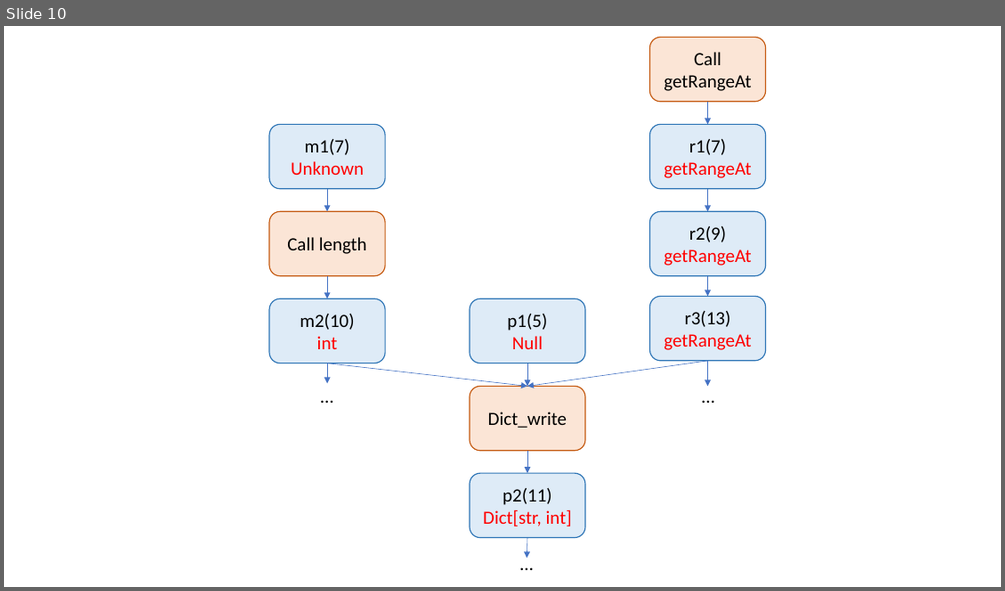
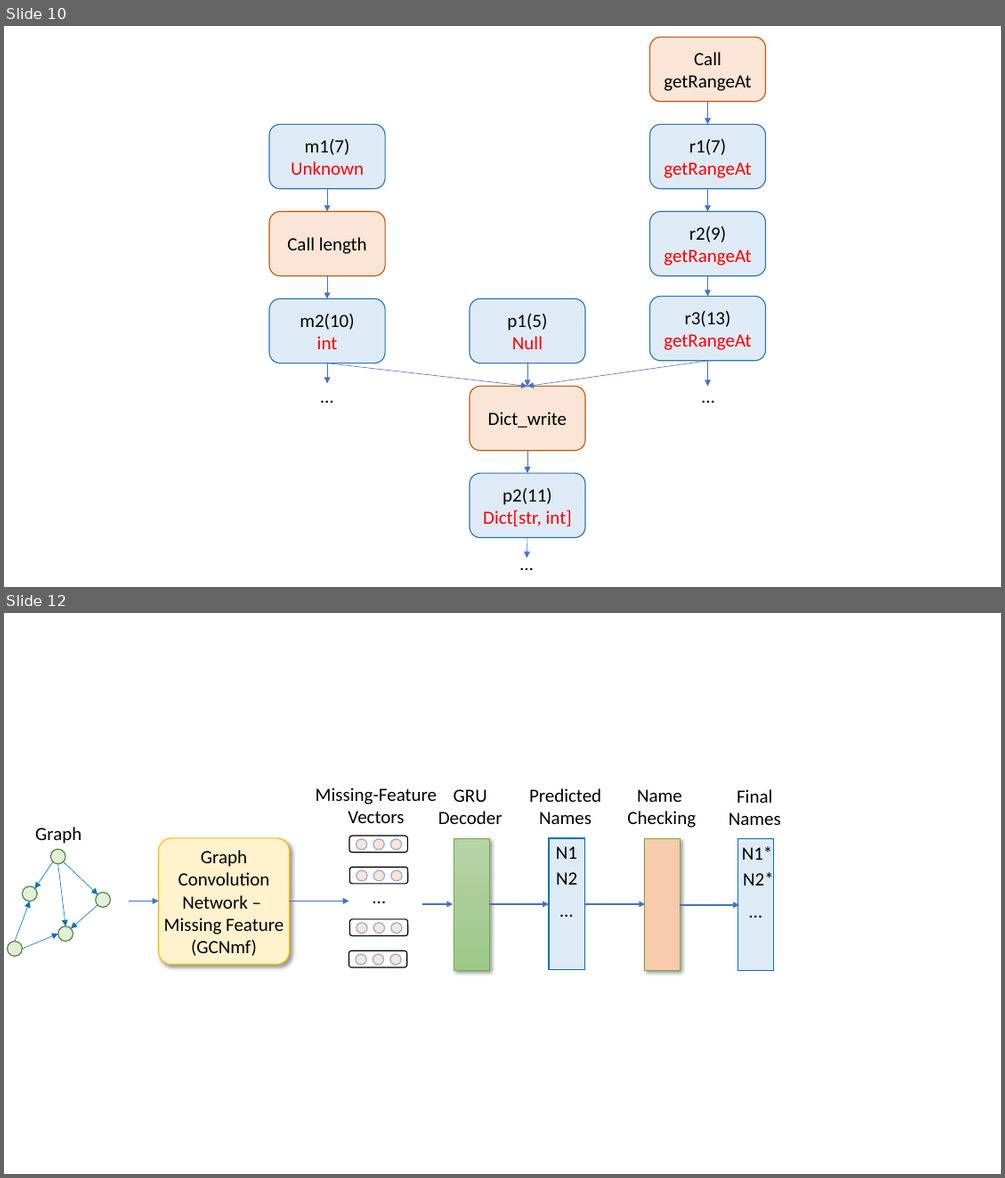
Before and after one commit to tien-n-nguyen/deminification, a slide deck: figures/figures.pptx. Shown one above the other, each under a label of ours: slide 10 before the commit, slides 10 and 12 after it; the slides between them are not shown. The pictures are 1005x591 and 1005x1178 pixels, drawn with LibreOffice and Linux fonts; fonts in the diff are those of the drawing. Boxes give left, top, right and bottom in pixels: in the first picture for what was removed or moved away, otherwise in the second. Text is boxed around its words. In the diff, an @@ line names an element or a change of style, - is before the commit and + after.

```diff
--- a/figures/figures.pptx
+++ b/figures/figures.pptx
@@ slide 12 added at (4, 613, 1001, 1174), background #FFFFFF @@
@@ text added at (35, 827, 81, 844), 18 pt, text #000000 @@
+Graph
@@ rounded rectangle added at (159, 838, 290, 965), fill #FFF2CC, outline #FFC000 1 pt, 18 pt, text #000000 @@
+Graph
+Convolution
+Network –
+Missing Feature
+(GCNmf)
@@ group added at (7, 850, 110, 957): 6 arrows, 5 ellipses @@
@@ arrow added from (128, 900) to (159, 900), #4472C4 1.5 pt @@
@@ arrow added from (289, 900) to (348, 900), #4472C4 1.5 pt @@
@@ group added at (316, 787, 781, 971): 12 texts, 12 ellipses, 4 rounded rectangles, 4 rectangles, 4 arrows @@
+Missing-Feature
+Vectors
+…
+GRU
+Decoder
+Predicted
+Names
+N1
+N2
+…
+Name
+Checking
+Final
+Names
+N1*
+N2*
+…
```
Also in this commit, not shown: 1 other slide added, 4 other files.
